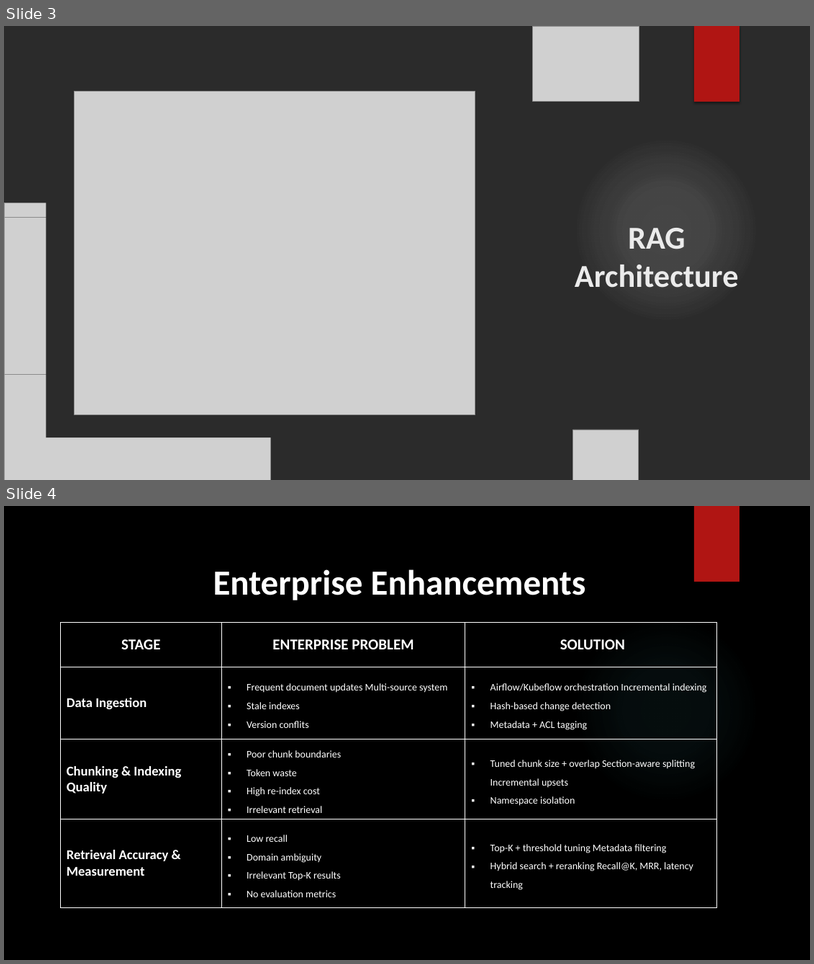
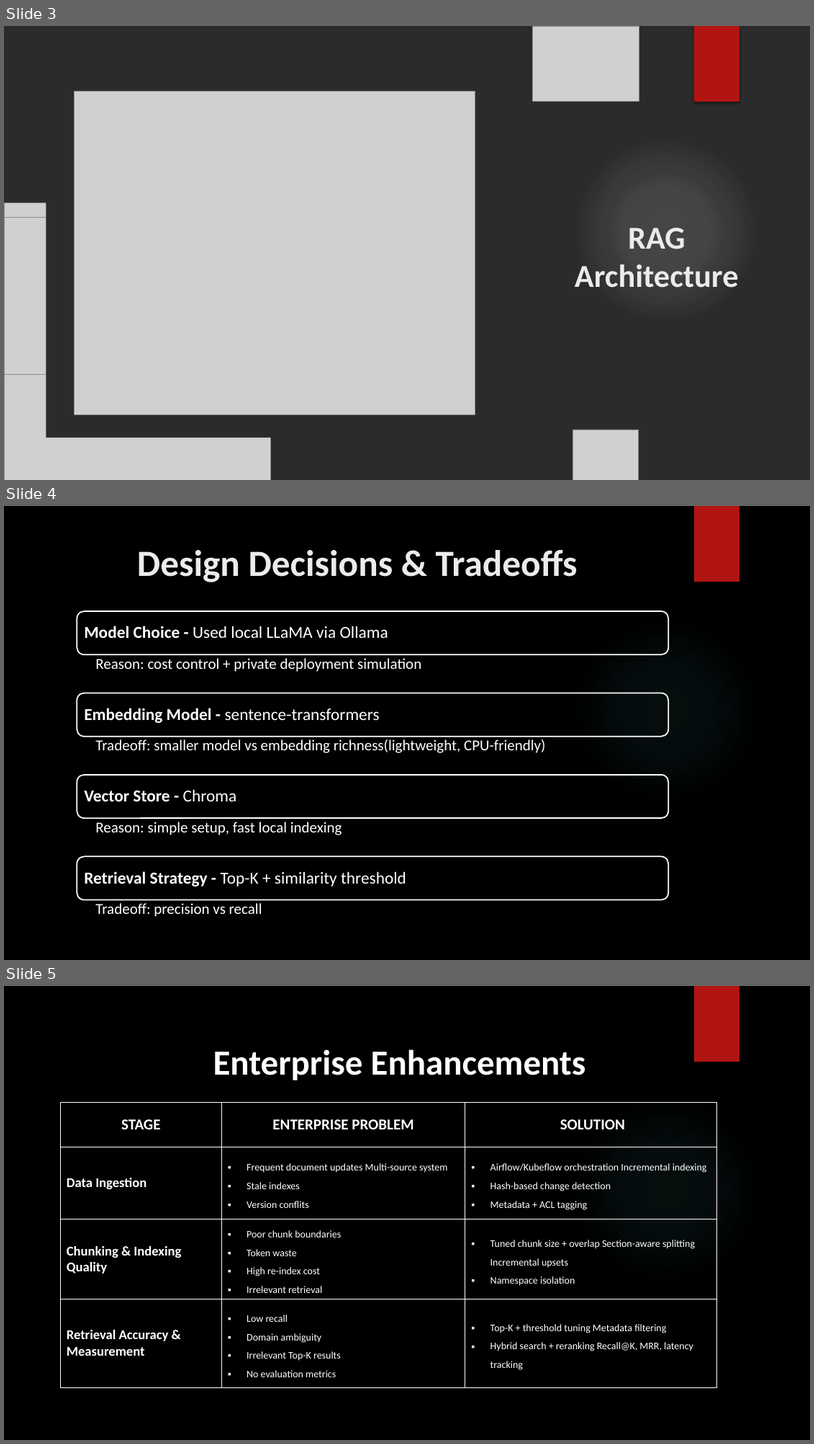
Before and after one commit to kavya-18/Take_home_rag-project, a slide deck: Enterprise_RAG_Presentation.pptx. Shown one above the other, each under a label of ours: slides 3 and 4 before the commit, slides 3, 4 and 5 after it. The pictures are 814x964 and 814x1444 pixels, drawn with LibreOffice and Linux fonts; fonts in the diff are those of the drawing; grey boxes stand for pictures; background and template pictures are left out; a plain dark background stands for a picture behind light text. Boxes give left, top, right and bottom in pixels: in the first picture for what was removed or moved away, otherwise in the second. Text is boxed around its words. In the diff, an @@ line names an element or a change of style, - is before the commit and + after.

```diff
--- a/Enterprise_RAG_Presentation.pptx
+++ b/Enterprise_RAG_Presentation.pptx
@@ slide 4 added at (x1=4, y1=506, x2=810, y2=960), background picture (left out); not listed: 2 template elements that a slide beside it also shows @@
@@ title added at (x1=137, y1=550, x2=578, y2=582), 44 pt, text #EBEBEB, bold @@
+Design Decisions & Tradeoffs
@@ group added at (x1=77, y1=611, x2=669, y2=916): 8 texts, 4 rounded rectangles @@
+Model Choice - Used local LLaMA via Ollama
+  Reason: cost control + private deployment simulation
+Embedding Model - sentence-transformers
+  Tradeoff: smaller model vs embedding richness(lightweight, CPU-friendly)
+Vector Store - Chroma
+  Reason: simple setup, fast local indexing
+Retrieval Strategy - Top-K + similarity threshold
+  Tradeoff: precision vs recall
@@ what was slide 4 is now slide 5 @@
```
